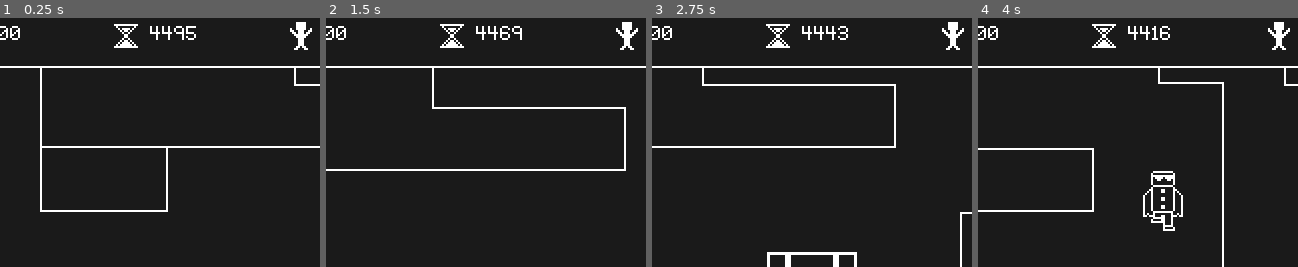
Above: before the commit, frames 1-4 (left to right).
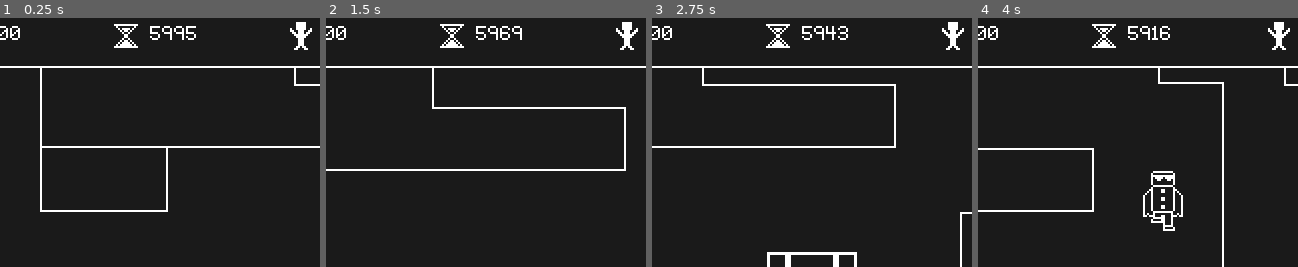
Above: after the commit, the same moments.

Repository: Kiel97/bialjam2019
Game: Godot game, scene res://Levels/Level002.tscn
The game is run twice, just before and just after one commit, with the same random seed, the same clock (stepped at 60 frames per second) and the same inputs. This scene is started directly instead of the project's main scene. Sound files missing from this copy of the repository are replaced by a short silence.
Inputs:
- Up to frame 1 (0.25 s): no input
- Up to frame 2 (1.5 s): tap Enter (enter) at 0.5, 1.35 s; hold Enter (enter) 0.53-1.28 s; hold Right (move_right) from 0.53 s (still down); tap Up (jump) at 0.77 s
- Up to frame 3 (2.75 s): tap Up (jump) at 1.52 s; release Right (move_right) at 2.03 s; hold Left (move_left) from 2.03 s (still down); hold Enter (enter) from 2.03 s (still down)
- Up to frame 4 (4 s): release Left (move_left) at 2.78 s; release Enter (enter) at 2.78 s; hold Right (move_right) from 2.78 s (still down); tap Enter (enter) at 2.85 s; tap Up (jump) at 3.02, 3.77 s; hold Enter (enter) from 3.53 s (still down)
The pictures show only the part of the screen within x 25-75%, y 0-50%; the shares and areas given below are measured in that part.

The runs differ from the first frame. In frame 1, 0.1% of the frame differs, in the area x 46-54%, y 3-9%; in frame 2, 0.1%; in frame 3, 0.1%; in frame 4, 0.1%.

Commit message:
Increased level time to 6000 ticks

Diff:
--- a/Bialjam2019/Levels/Level002.tscn
+++ b/Bialjam2019/Levels/Level002.tscn
@@ -15,7 +15,7 @@
 end_top = -200
 end_left = -318
 end_right = 542
-time_to_complete = 4500
+time_to_complete = 6000
 
 [node name="Blocks" parent="." index="0"]
 tile_data = PoolIntArray( -1769456, 0, 262146, -1703920, 0, 65542, -1572874, 0, 262146, -1638385, 0, 0, -1638384, 0, 26 …(8823 unchanged characters)…
